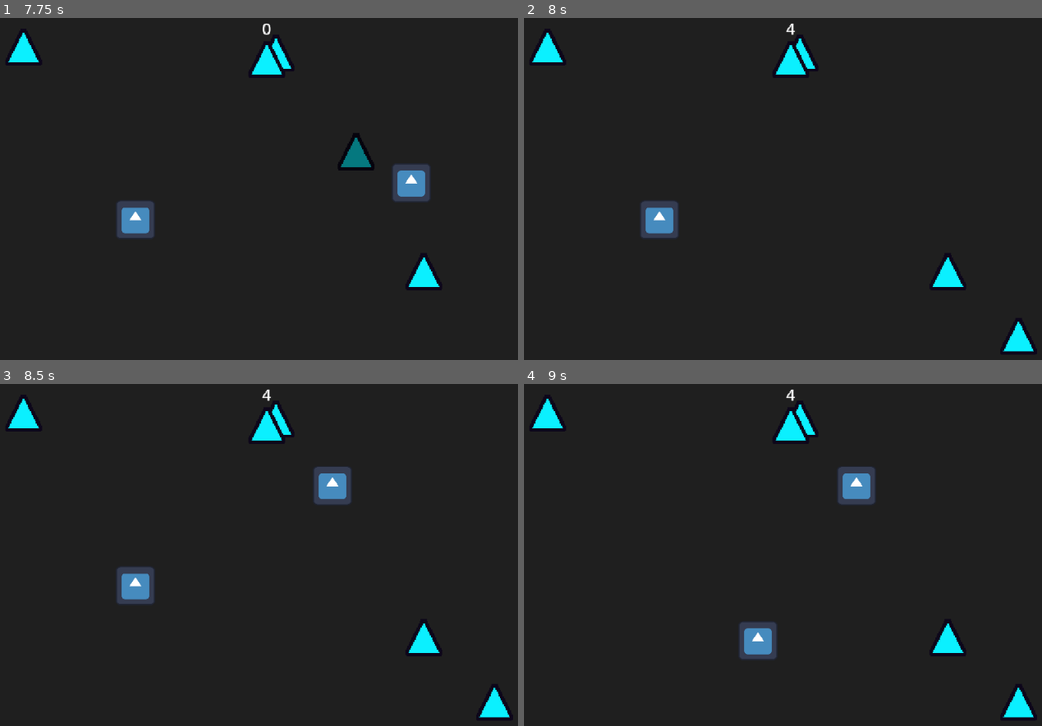
Above: before the commit, frames 1-4 (two rows, left to right).
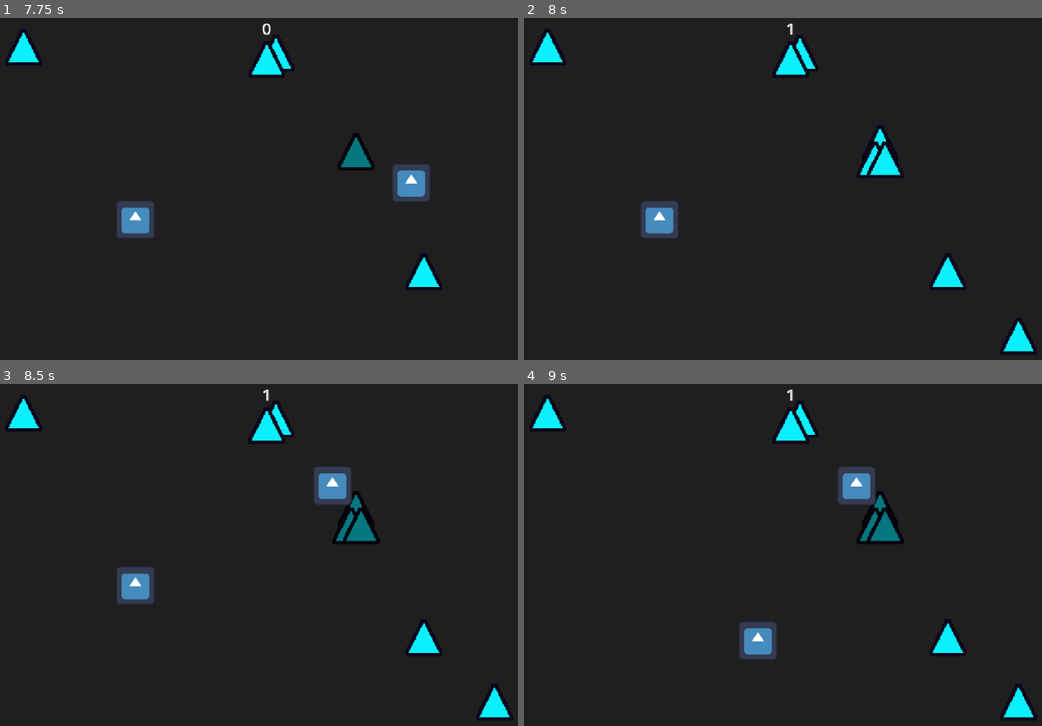
Above: after the commit, the same moments.

Repository: SpicyTime/BlastForge
Game: Godot game, scene res://main/main.tscn
The game is run twice, just before and just after one commit, with the same random seed, the same clock (stepped at 60 frames per second) and the same inputs. The engine's default icon, where the game draws it, is replaced by a stand-in: a white triangle on a blue panel in a dark square.
Inputs (mouse positions are in pixels of both pictures, inside the frame that each line leads up to):
- Up to frame 1 (7.75 s): tap Enter at 0.5 s; move the mouse to (409, 182) at 0.52 s; click (409, 182) at 0.6 s; tap Space at 1.25 s; move the mouse to (134, 219) at 1.27 s; click (134, 219) at 1.35 s; move the mouse to (331, 120) at 2.02 s; click (331, 120) at 2.1 s; move the mouse to (233, 274) at 2.77 s; click (233, 274) at 2.85 s; move the mouse to (466, 257) at 3.52 s; click (466, 257) at 3.6 s; move the mouse to (67, 144) at 4.27 s; click (67, 144) at 4.35 s; move the mouse to (300, 199) at 5.02 s; click (300, 199) at 5.1 s; move the mouse to (165, 106) at 5.77 s; click (165, 106) at 5.85 s; move the mouse to (409, 182) at 6.52 s; click (409, 182) at 6.6 s; move the mouse to (134, 219) at 7.27 s; click (134, 219) at 7.35 s
- Up to frame 2 (8 s): no input
- Up to frame 3 (8.5 s): move the mouse to (331, 486) at 8.02 s; click (331, 486) at 8.1 s
- Up to frame 4 (9 s): move the mouse to (757, 640) at 8.77 s; click (757, 640) at 8.85 s

Frame 1 is identical in both runs. In frame 2, 0.9% of the frame differs, in the area x 50-74%, y 1-47%; in frame 3, 0.9%; in frame 4, 0.9%.

Commit message:
Added a short amount of invincibility to the spawned breakables

Diff:
--- a/breakables/breakable.gd
+++ b/breakables/breakable.gd
@@ -17,15 +17,16 @@
 
 func _ready() -> void:
 	var collision_shape: Shape2D = shape_component.get_shape_collider()
-	hurtbox_collider.shape = collision_shape
-	detector_collider.shape = collision_shape
+	hurtbox_collider.set_deferred("shape", collision_shape)
+	detector_collider.set_deferred("shape", collision_shape)
 	breakable_sprite.texture = shape_component.get_shape_texture()
 	var health_amount = shape_component.get_shape_health()
 	health.set_health(health_amount)
 	health.set_max_health(health_amount)
 	SignalManager.health_depleted.connect(_on_health_depleted)
 	scale = Vector2(size_scales[shape_component.get_shape_size()], size_scales[shape_component.get_shape_size()])
-
+	await get_tree().create_timer(0.2).timeout
+	hurtbox_collider.disabled = false
 
 func _on_health_depleted(health_node: Health) -> void:
 	if health_node in get_children():
--- a/breakables/breakable.tscn
+++ b/breakables/breakable.tscn
@@ -16,6 +16,7 @@
 health_node = NodePath("../Health")
 
 [node name="HurtboxCollider" type="CollisionShape2D" parent="Hurtbox"]
+disabled = true
 
 [node name="Health" type="Node" parent="."]
 script = ExtResource("5_x566u")
--- a/explosives/explosive.gd
+++ b/explosives/explosive.gd
@@ -8,6 +8,7 @@
 @onready var hitbox_collider: CollisionShape2D = $ExplosionArea/HitboxCollider
 @onready var detection_area_collider: CollisionShape2D = $ExplosionDetectionArea/DetectionAreaCollider
 @onready var explosion_detection_area: Area2D = $ExplosionDetectionArea
+@onready var explosion_area: Hitbox = $ExplosionArea
 
 
 
@@ -25,7 +26,6 @@
 	# TO DO: Handle all explosion effects, particles, sounds, etc...
 	hitbox_collider.disabled = false
 	# A short delay to allow for collision detection with the other areas
-	for i in range(3):
-		await get_tree().process_frame
-
-	queue_free()
+	await get_tree().process_frame
+	await get_tree().process_frame
+	call_deferred("queue_free")
--- a/game/breakable_spawner.gd
+++ b/game/breakable_spawner.gd
@@ -82,7 +82,6 @@
 func _on_spawn_breakable_requested(spawn_position: Vector2, shape_type: Enums.ShapeType, breakable_type: Enums.BreakableType) -> void:
 	spawn_breakable(spawn_position, shape_type, breakable_type)
 
-	# Another delay to wait out the bomb
 
 func _on_spawn_breakable_bunch_requested(amount: int, spawn_positions: Array[Vector2], shape_types: Array[Enums.ShapeType], breakable_types: Array[Enums.BreakableType]) -> void:
 	spawn_breakable_bunch(amount, spawn_positions, shape_types, breakable_types)
